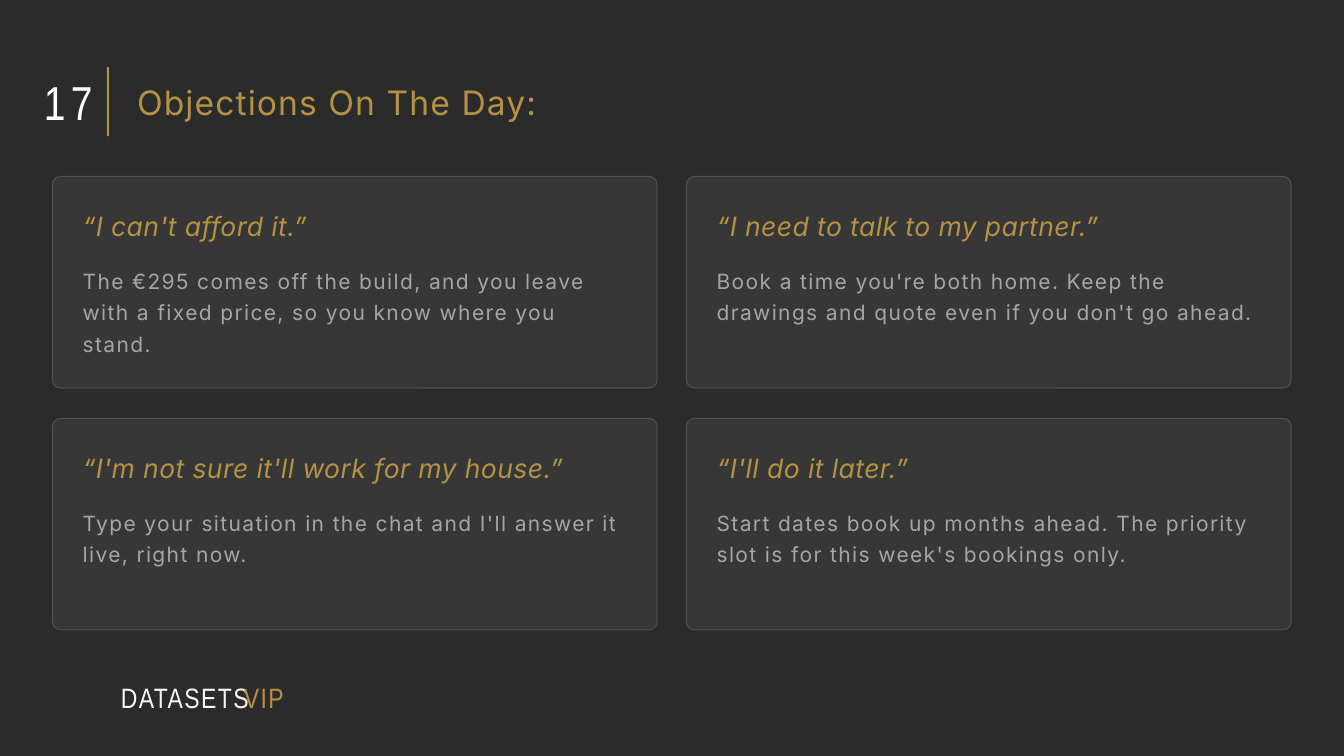
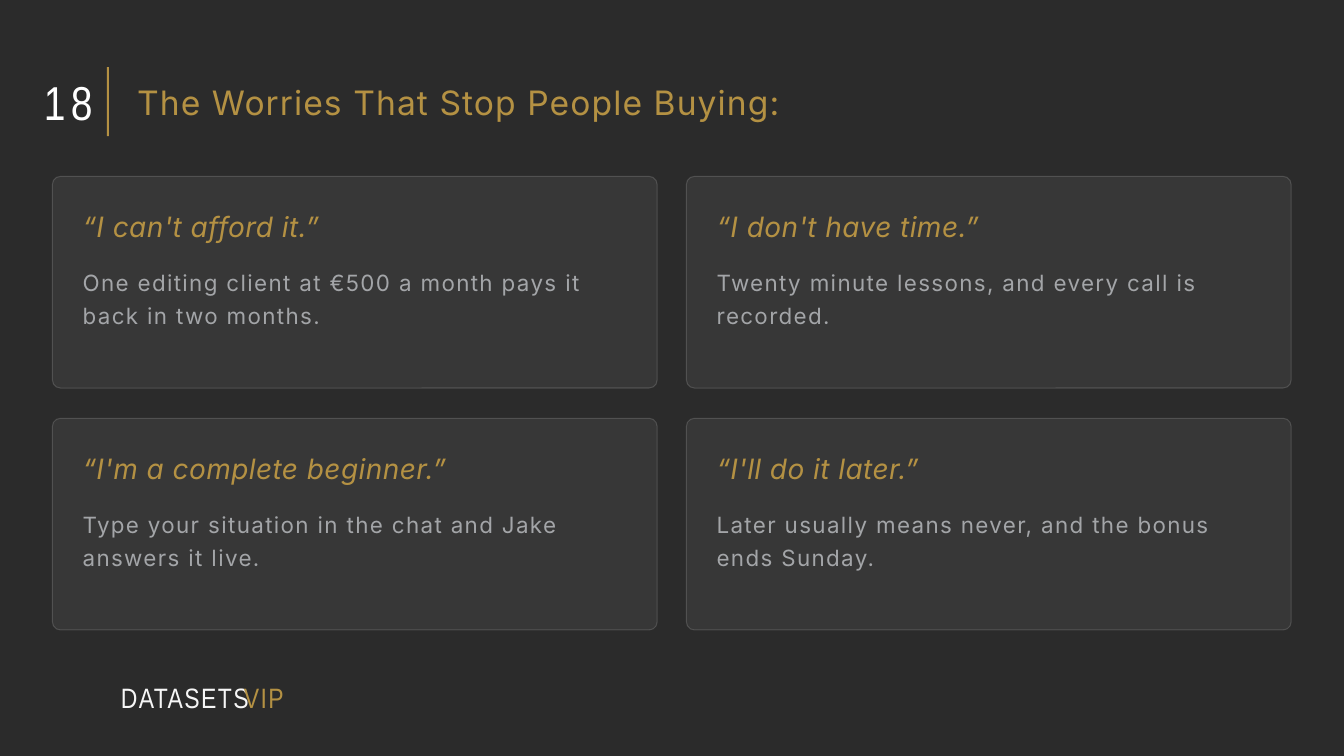
Before and after one commit to NMD2K15/nayscale-landing, a slide deck: slide 22 of vip/webinar-growth-specialist/The Webinar Growth Specialist.pptx (slide 20 before the commit). Drawn at 1344x756 pixels with LibreOffice and Linux fonts; fonts in the diff are those of the drawing; background and template pictures are left out; a plain dark background stands for a picture behind light text. Boxes give left, top, right and bottom in pixels: in the first picture for what was removed or moved away, otherwise in the second. Text is boxed around its words. In the diff, an @@ line names an element or a change of style, - is before the commit and + after.

```diff
--- a/vip/webinar-growth-specialist/The Webinar Growth Specialist.pptx
+++ b/vip/webinar-growth-specialist/The Webinar Growth Specialist.pptx
@@ text at bbox=[44, 86, 93, 121]: text changed @@
-17
+18
@@ title at bbox=[137, 90, 780, 122]: text changed @@
-Objections On The Day:
+The Worries That Stop People Buying:
@@ text "“I can't afford it.”" at bbox=[83, 216, 319, 243]: size 19 to 20 pt @@
@@ text at bbox=[717, 216, 979, 237]: text changed; size 19 to 20 pt @@
-“I need to talk to my partner.”
+“I don't have time.”
@@ text at bbox=[83, 274, 579, 324]: text changed; size 15 to 16 pt @@
-The €295 comes off the build, and you leave with a fixed price, so you know where you stand.
+One editing client at €500 a month pays it back in two months.
@@ text at bbox=[717, 274, 1196, 324]: text changed; size 15 to 16 pt @@
-Book a time you're both home. Keep the drawings and quote even if you don't go ahead.
+Twenty minute lessons, and every call is recorded.
@@ text "“I'll do it later.”" at bbox=[717, 458, 918, 479]: size 19 to 20 pt @@
@@ text at bbox=[83, 458, 446, 485]: text changed; size 19 to 20 pt @@
-“I'm not sure it'll work for my house.”
+“I'm a complete beginner.”
@@ text at bbox=[83, 516, 556, 566]: text changed; size 15 to 16 pt @@
-Type your situation in the chat and I'll answer it live, right now.
+Type your situation in the chat and Jake answers it live.
@@ text at bbox=[717, 517, 1209, 571]: text changed; size 15 to 16 pt @@
-Start dates book up months ahead. The priority slot is for this week's bookings only.
+Later usually means never, and the bonus ends Sunday.
```
Also in this commit, not shown: 30 other slides changed, 12 slides added, 8 slides removed, 5 other files.
